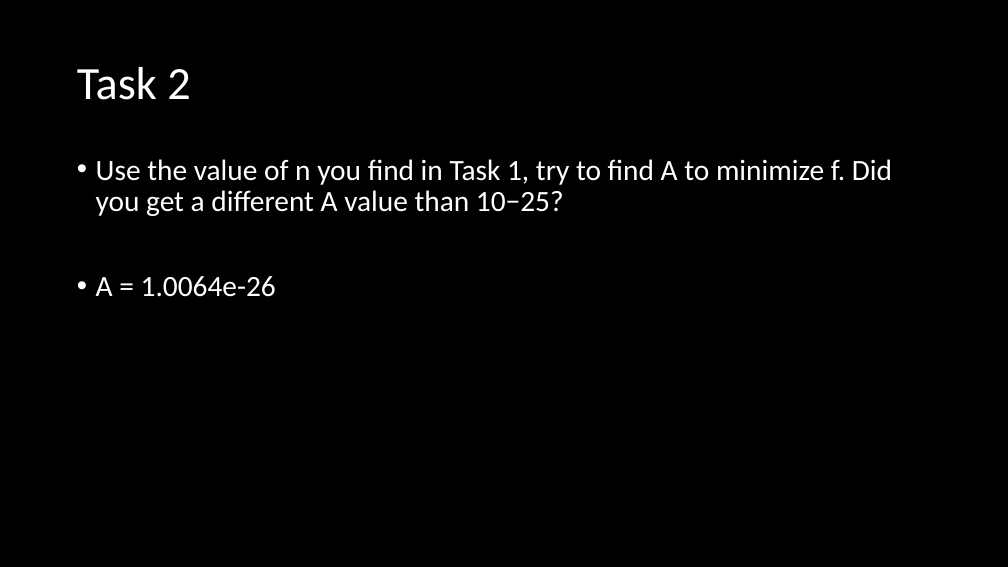
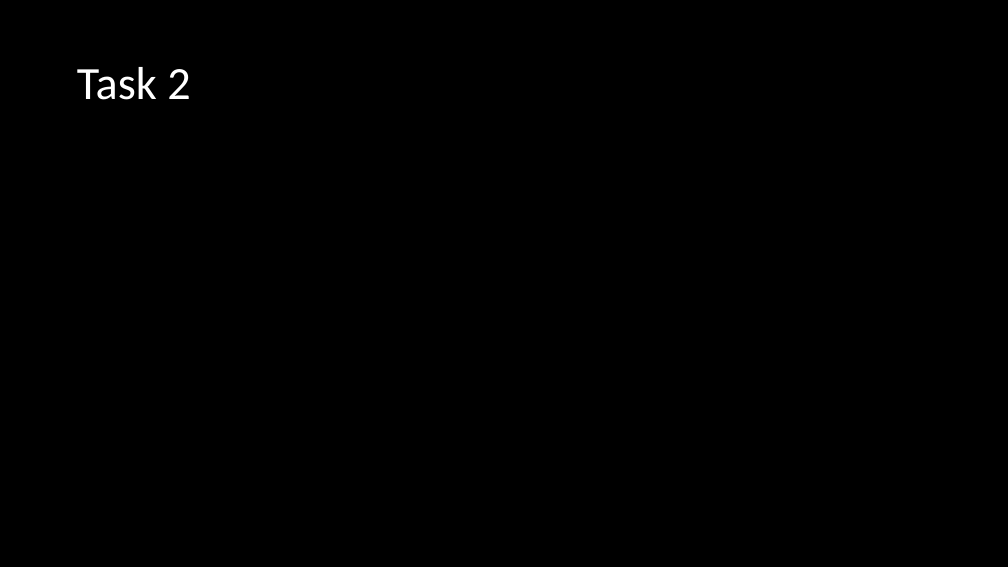
Before and after one commit to bidlekm/optimization_assignment, a slide deck: slide 4 of Ice Sheet Modeling and Optimization.pptx. Drawn at 1008x567 pixels with LibreOffice and Linux fonts; fonts in the diff are those of the drawing; grey boxes stand for pictures; background and template pictures are left out. Boxes give left, top, right and bottom in pixels: in the first picture for what was removed or moved away, otherwise in the second. Text is boxed around its words. In the diff, an @@ line names an element or a change of style, - is before the commit and + after.

```diff
--- a/Ice Sheet Modeling and Optimization.pptx
+++ b/Ice Sheet Modeling and Optimization.pptx
@@ text removed at <box>96,159,892,297</box> @@
-• Use the value of n you find in Task 1, try to find A to minimize f. Did you get a different A value than 10−25?
-• A = 1.0064e-26
```
Also in this commit, not shown: 5 other slides changed, 2 slides added, 1 slide removed, 3 other files.
